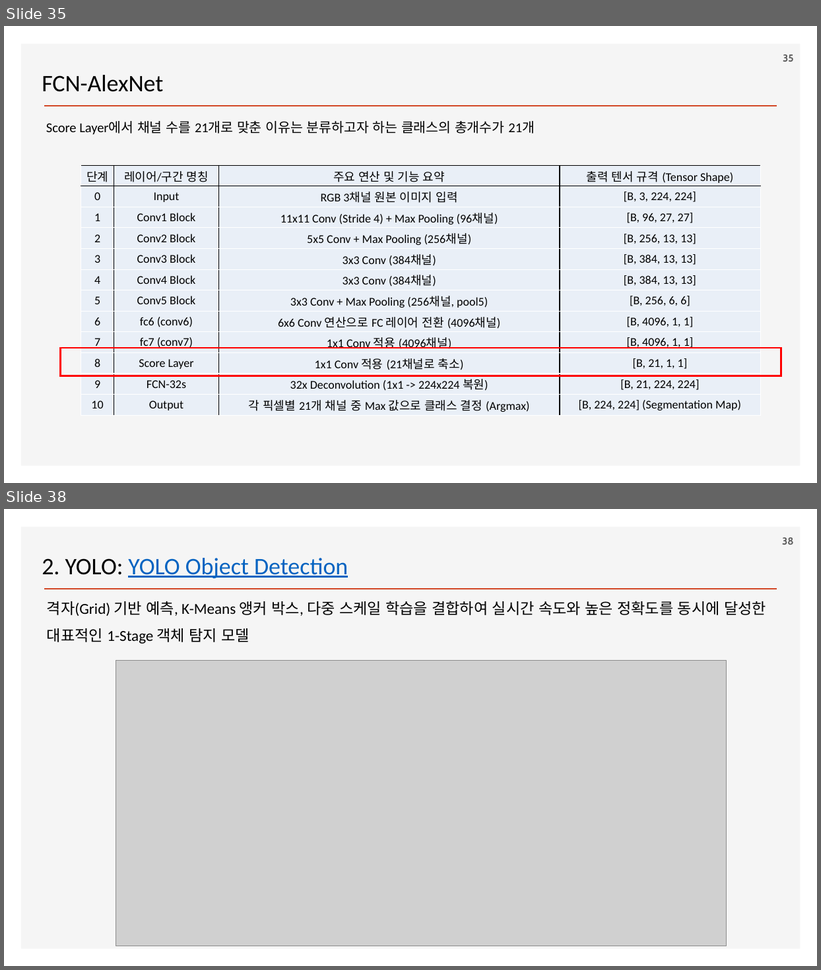
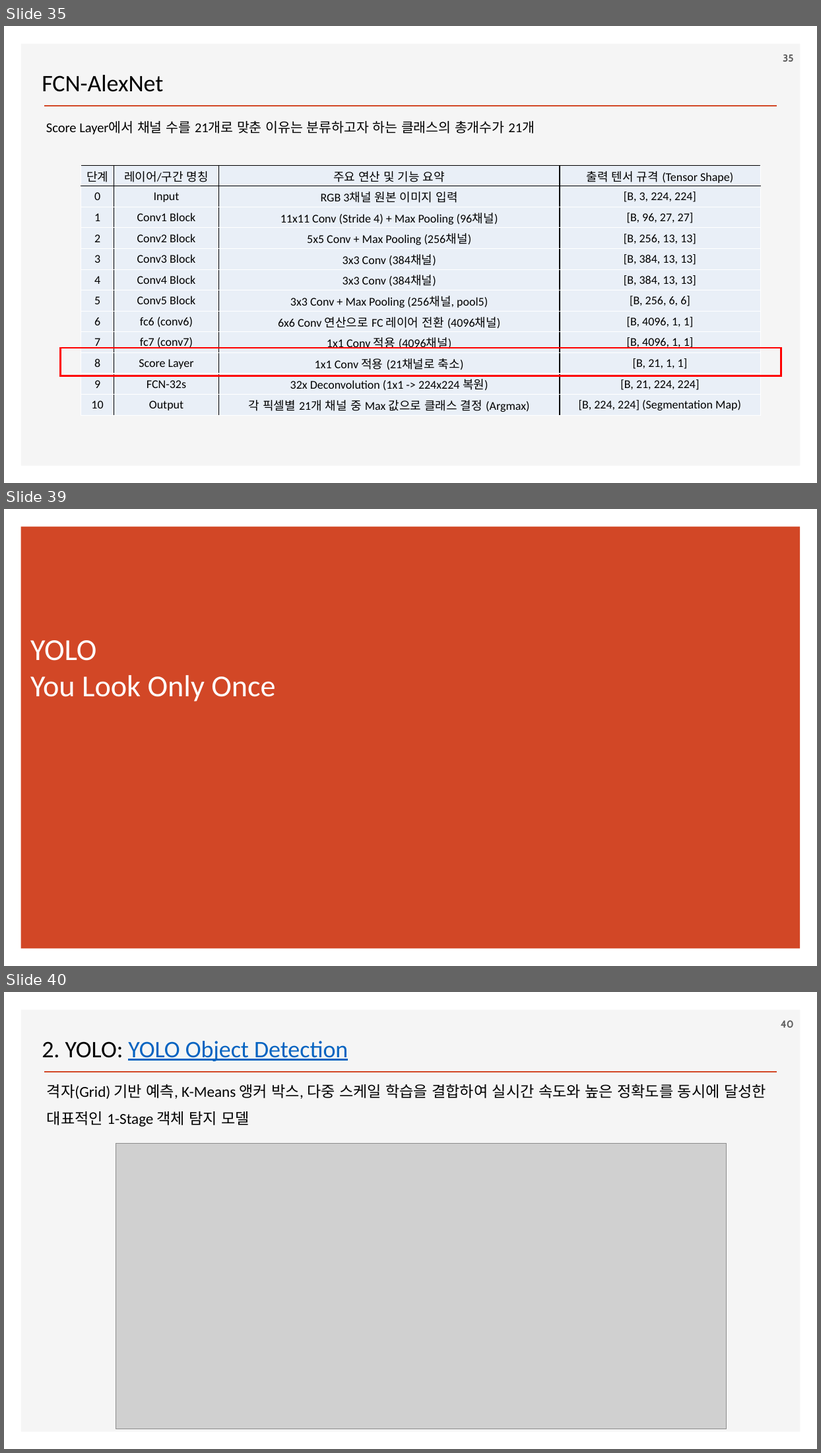
Before and after one commit to ancestor9/2026_Fall_Deep-Learning-with-Python, a slide deck: Chapter 11 Image segmentation.pptx. Shown one above the other, each under a label of ours: slides 35 and 38 before the commit, slides 35, 39 and 40 after it; the slides between them are not shown. The pictures are 821x970 and 821x1453 pixels, drawn with LibreOffice and Linux fonts; fonts in the diff are those of the drawing; grey boxes stand for pictures; background and template pictures are left out. Boxes give left, top, right and bottom in pixels: in the first picture for what was removed or moved away, otherwise in the second. Text is boxed around its words. In the diff, an @@ line names an element or a change of style, - is before the commit and + after.

```diff
--- a/Chapter 11 Image segmentation.pptx
+++ b/Chapter 11 Image segmentation.pptx
@@ slide 39 added at [4,509,817,966], background #FFFFFF @@
@@ rectangle added at [21,527,801,949], fill #D24726 @@
@@ title added at [30,640,275,702], 36 pt, text #FFFFFF @@
+YOLO
+You Look Only Once
@@ what was slide 38 is now slide 40 @@
@@ page number at [781,1020,794,1028]: text changed @@
-38
+40
```
Also in this commit, not shown: 2 slides changed, 2 other slides added.
